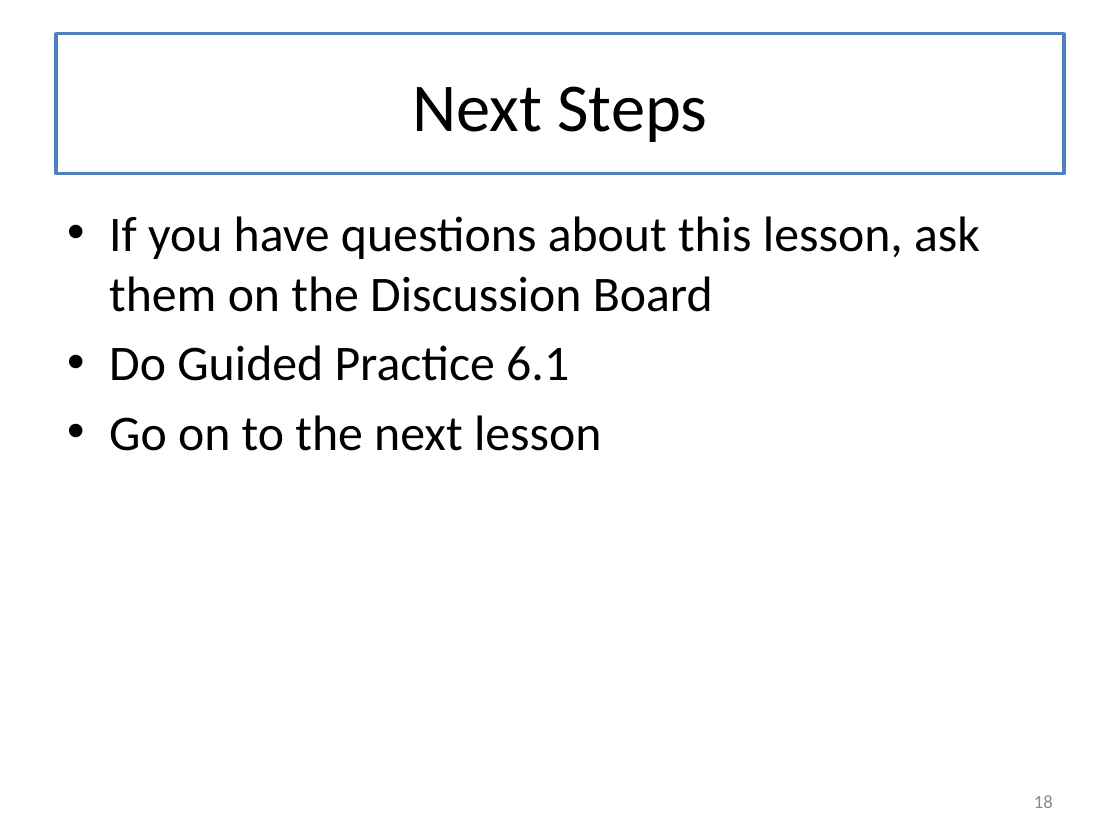
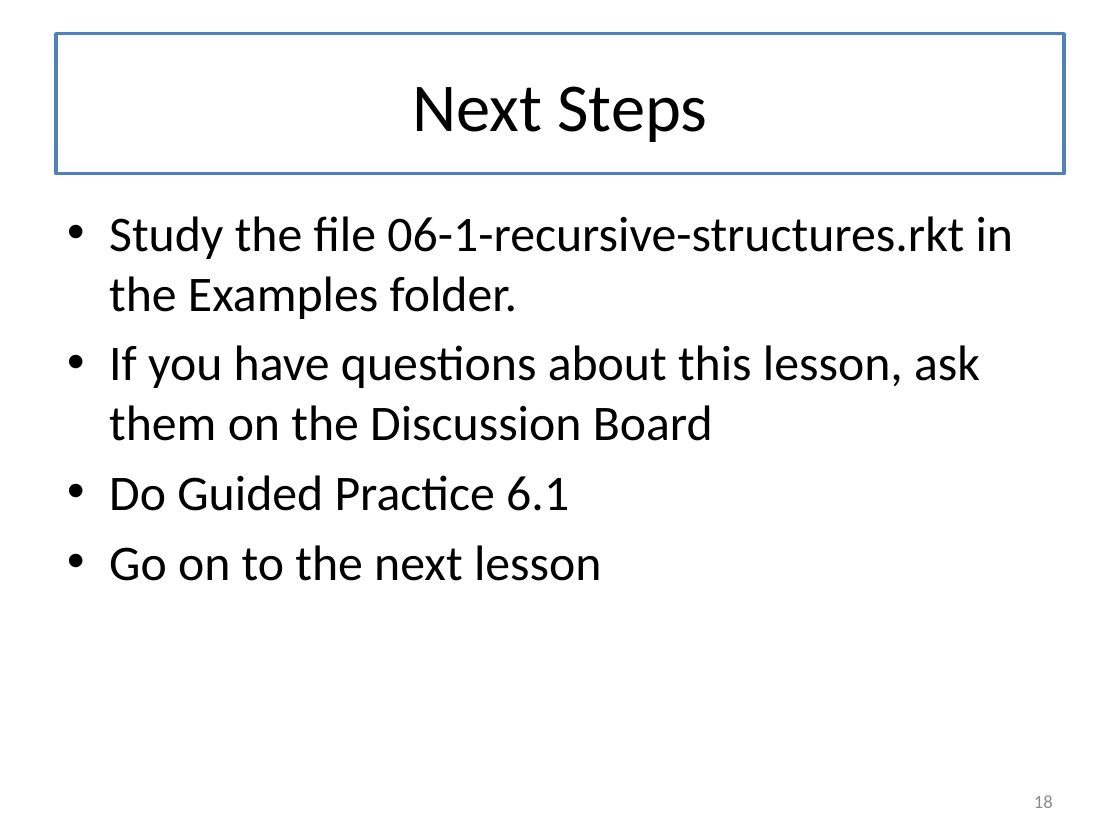
Before and after one commit to mwand/cs5010f16, a slide deck: slide 18 of Slides/Lesson 6.1 Lists vs. Structures.pptx. Drawn at 1120x840 pixels with LibreOffice and Linux fonts; fonts in the diff are those of the drawing. Boxes give left, top, right and bottom in pixels: in the first picture for what was removed or moved away, otherwise in the second. Text is boxed around its words. In the diff, an @@ line names an element or a change of style, - is before the commit and + after.

```diff
--- a/Slides/Lesson 6.1 Lists vs. Structures.pptx
+++ b/Slides/Lesson 6.1 Lists vs. Structures.pptx
@@ text at [109, 216, 1014, 319]: paragraph added @@
+• Study the file 06-1-recursive-structures.rkt in the Examples folder.
```
Also in this commit, not shown: 5 other files.
